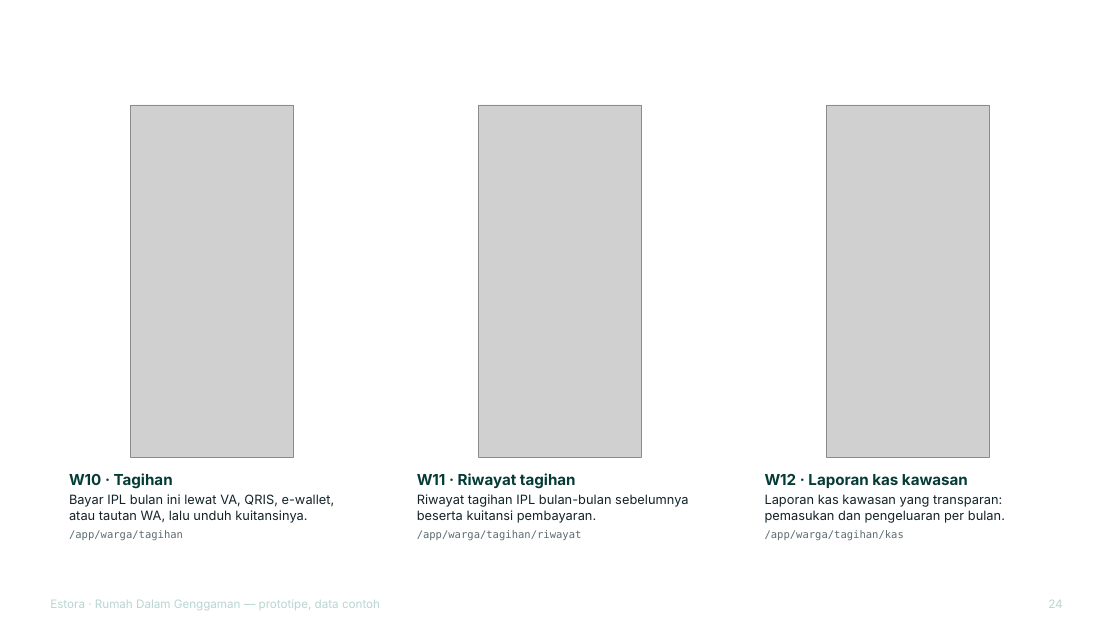
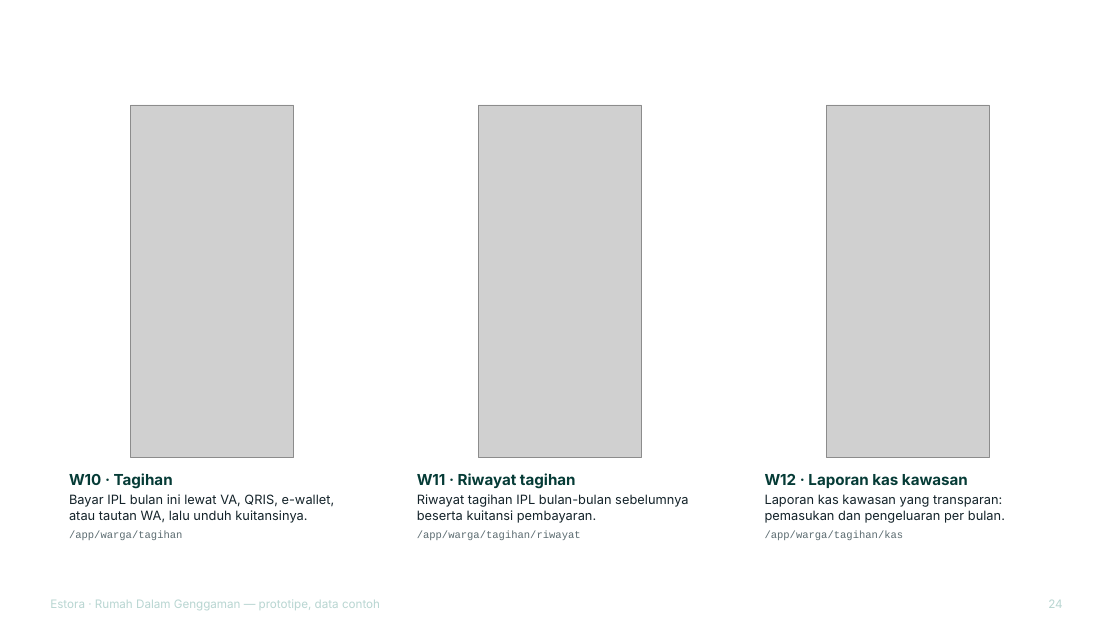
Before and after one commit to pandeyoga/dadada, a slide deck: slide 24 of reports/Estora pitch deck + lampiran prototipe.pptx. Drawn at 1120x630 pixels with LibreOffice and Linux fonts; fonts in the diff are those of the drawing; grey boxes stand for pictures; background and template pictures are left out. Boxes give left, top, right and bottom in pixels: in the first picture for what was removed or moved away, otherwise in the second. Text is boxed around its words. In the diff, an @@ line names an element or a change of style, - is before the commit and + after.

```diff
--- a/reports/Estora pitch deck + lampiran prototipe.pptx
+++ b/reports/Estora pitch deck + lampiran prototipe.pptx
@@ text at bbox=[69, 530, 183, 540]: font DejaVu Sans Mono to Courier New in "/app/warga/tagihan" @@
@@ text at bbox=[417, 530, 581, 540]: font DejaVu Sans Mono to Courier New in "/app/warga/tagihan/riwayat" @@
@@ text at bbox=[765, 530, 904, 540]: font DejaVu Sans Mono to Courier New in "/app/warga/tagihan/kas" @@
```
Also in this commit, not shown: 32 other slides changed, 3 other files.
